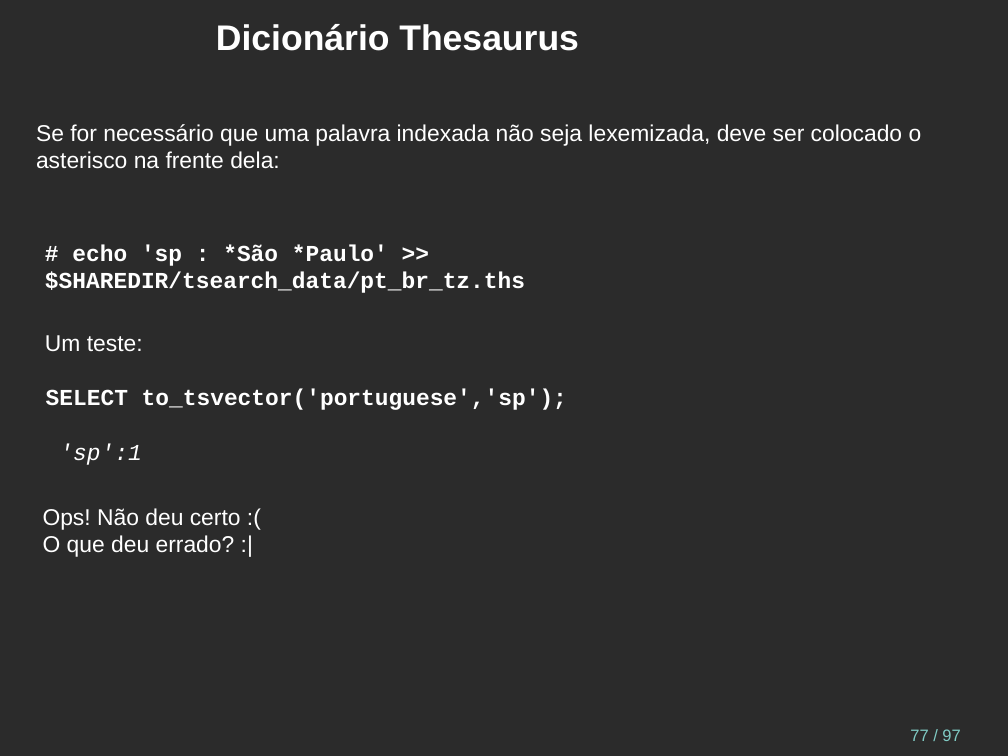
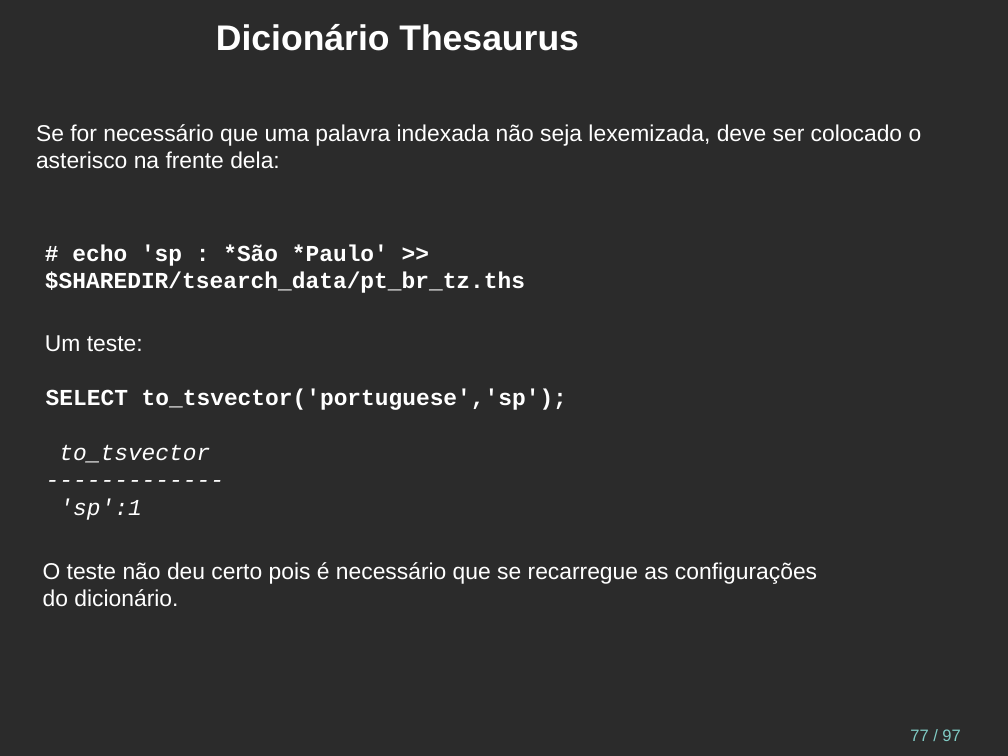
Before and after one commit to juliano777/db_fts, a slide deck: slide 77 of fts_pt-br.odp. Drawn at 1008x756 pixels with LibreOffice and Linux fonts; fonts in the diff are those of the drawing; background and template pictures are left out; a plain dark background stands for a picture behind light text. Boxes give left, top, right and bottom in pixels: in the first picture for what was removed or moved away, otherwise in the second. Text is boxed around its words. In the diff, an @@ line names an element or a change of style, - is before the commit and + after.

```diff
--- a/fts_pt-br.odp
+++ b/fts_pt-br.odp
@@ text at (59, 444, 210, 463): paragraphs added @@
+to_tsvector
+-------------
@@ text removed at (43, 508, 241, 557) @@
-Ops! Não deu certo :(
-O que deu errado? :|
@@ text added at (43, 562, 817, 607), 18 pt, text #FFFFFF @@
+O teste não deu certo pois é necessário que se recarregue as configurações do dicionário.
```
Also in this commit, not shown: 13 other slides changed, 6 other files.
